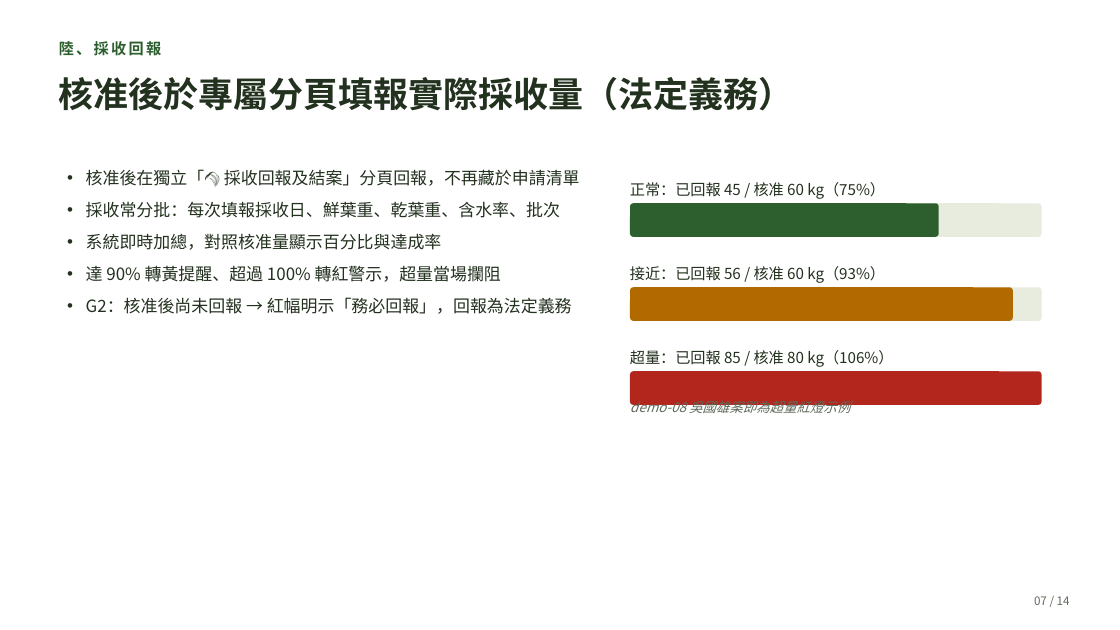
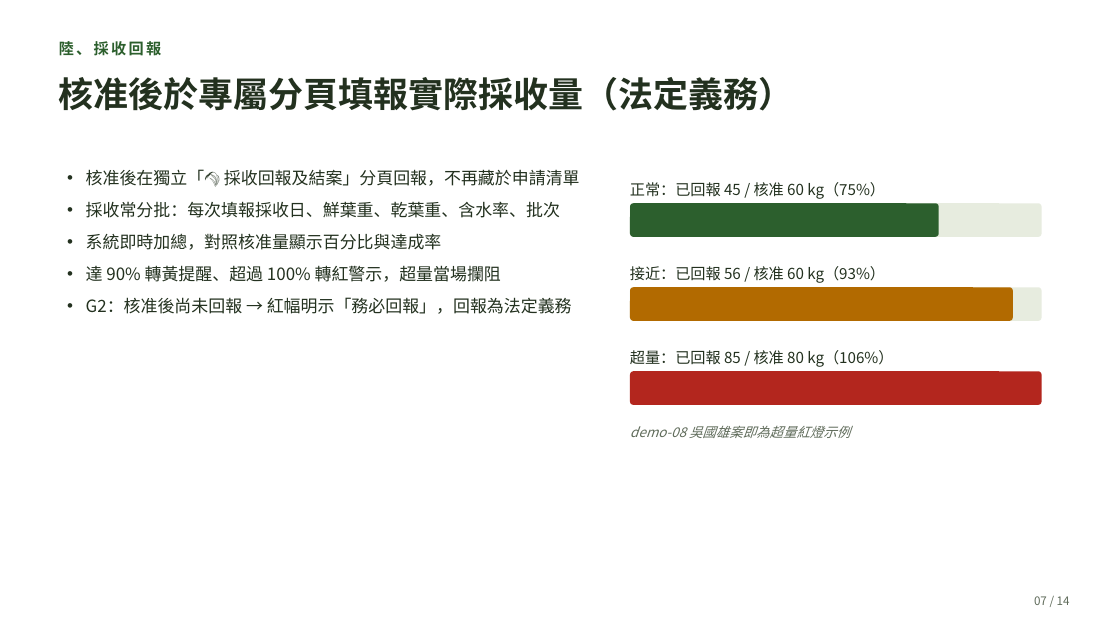
Before and after one commit to cct7366488-collab/2026-forestry-rs, a slide deck: slide 7 of reports/2026-05-mid-demo/05-土肉桂採收許可-520說明會簡報.pptx. Drawn at 1120x630 pixels with LibreOffice and Linux fonts; fonts in the diff are those of the drawing. Boxes give left, top, right and bottom in pixels: in the first picture for what was removed or moved away, otherwise in the second. Text is boxed around its words. In the diff, an @@ line names an element or a change of style, - is before the commit and + after.

```diff
--- a/reports/2026-05-mid-demo/05-土肉桂採收許可-520說明會簡報.pptx
+++ b/reports/2026-05-mid-demo/05-土肉桂採收許可-520說明會簡報.pptx
@@ text "demo-08 吳國雄案即為超量紅燈示例" rewrapped from box(630, 398, 850, 417) to box(630, 426, 850, 438) @@
```
Also in this commit, not shown: 1 other slide changed, 2 other files.
